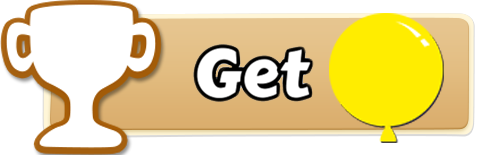
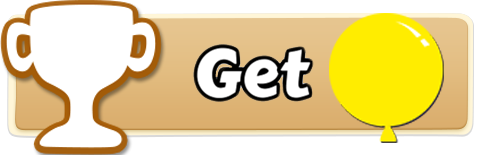
Two versions of the same layered image (477x155). Layer-by-layer changes:
painted on "Base 1" over [14, 17, 469, 131]
painted on "Base 2" over [8, 13, 474, 136]
